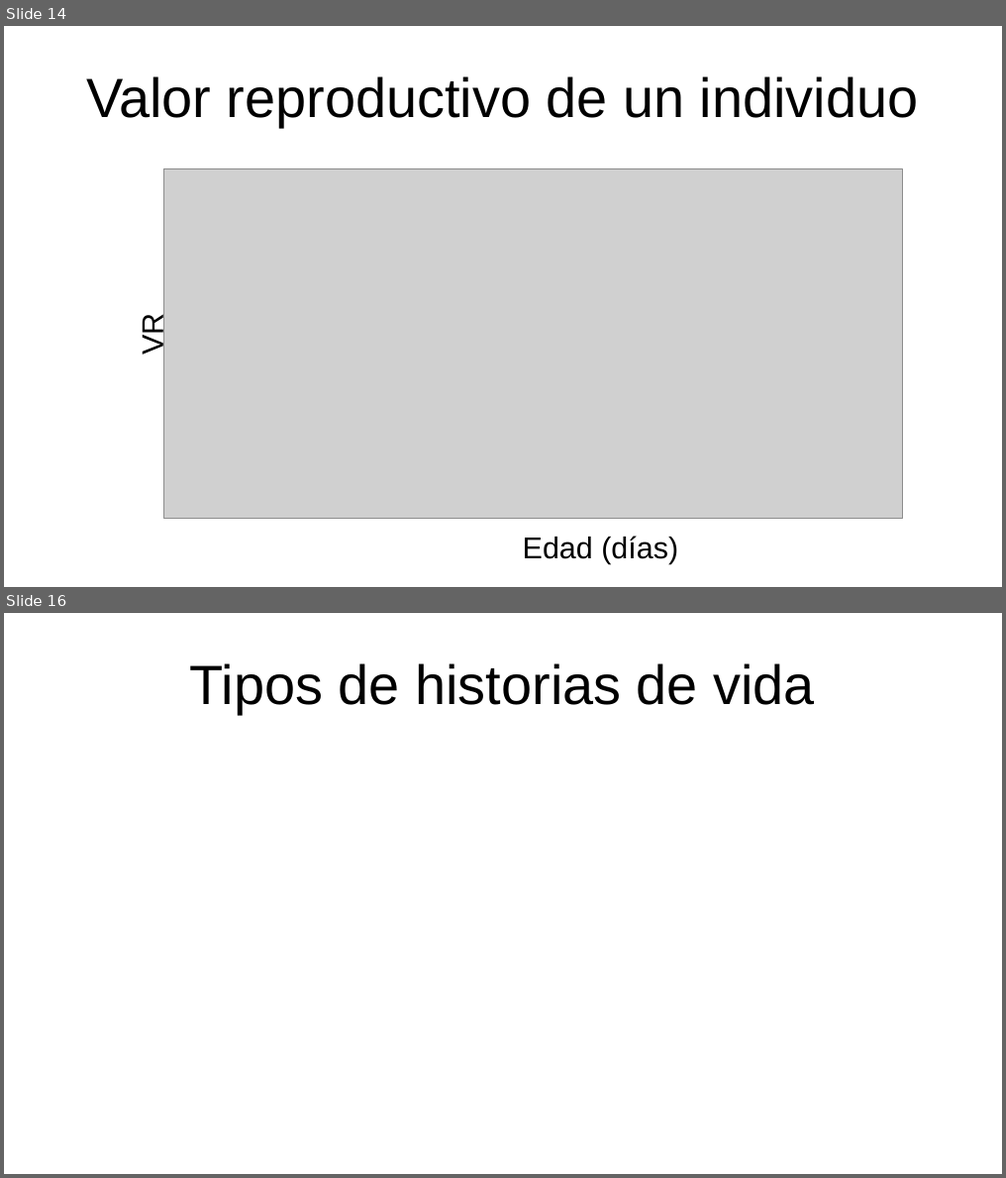
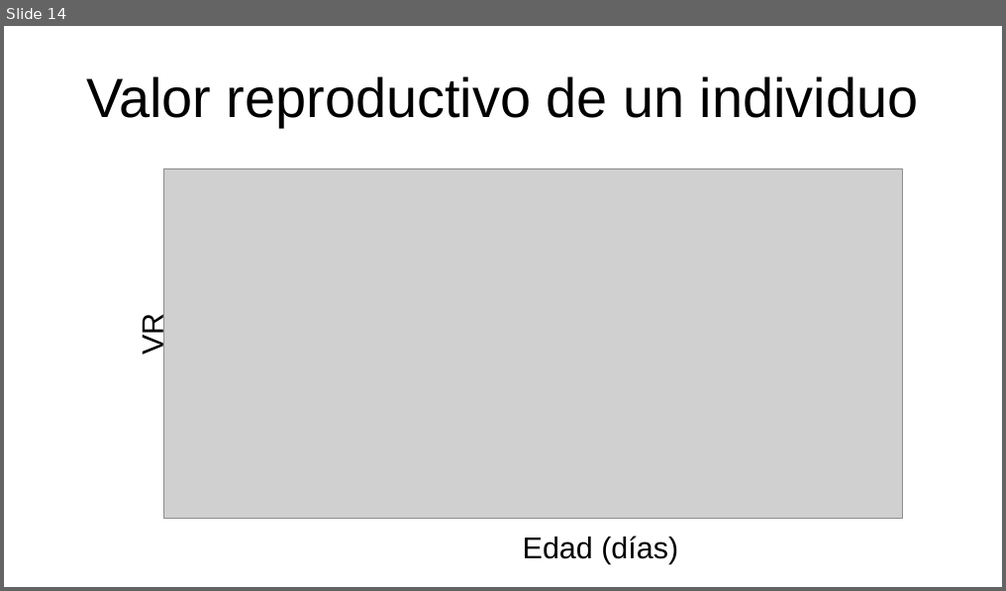
Before and after one commit to gerardommc/Ecologia-poblaciones, a slide deck: Unidad-3/Componentes-historia.odp. Shown one above the other, each under a label of ours: slides 14 and 16 before the commit, slide 14 after it; the slides between them are not shown. The pictures are 1006x1178 and 1006x591 pixels, drawn with LibreOffice and Linux fonts; fonts in the diff are those of the drawing; grey boxes stand for pictures. Boxes give left, top, right and bottom in pixels: in the first picture for what was removed or moved away, otherwise in the second. Text is boxed around its words. In the diff, an @@ line names an element or a change of style, - is before the commit and + after.

```diff
--- a/Unidad-3/Componentes-historia.odp
+++ b/Unidad-3/Componentes-historia.odp
@@ slide 16 removed at (4, 613, 1002, 1174), background #FFFFFF @@
@@ title removed at (190, 663, 814, 714) @@
-Tipos de historias de vida
```
Also in this commit, not shown: 1 other slide removed, 15 other files.
